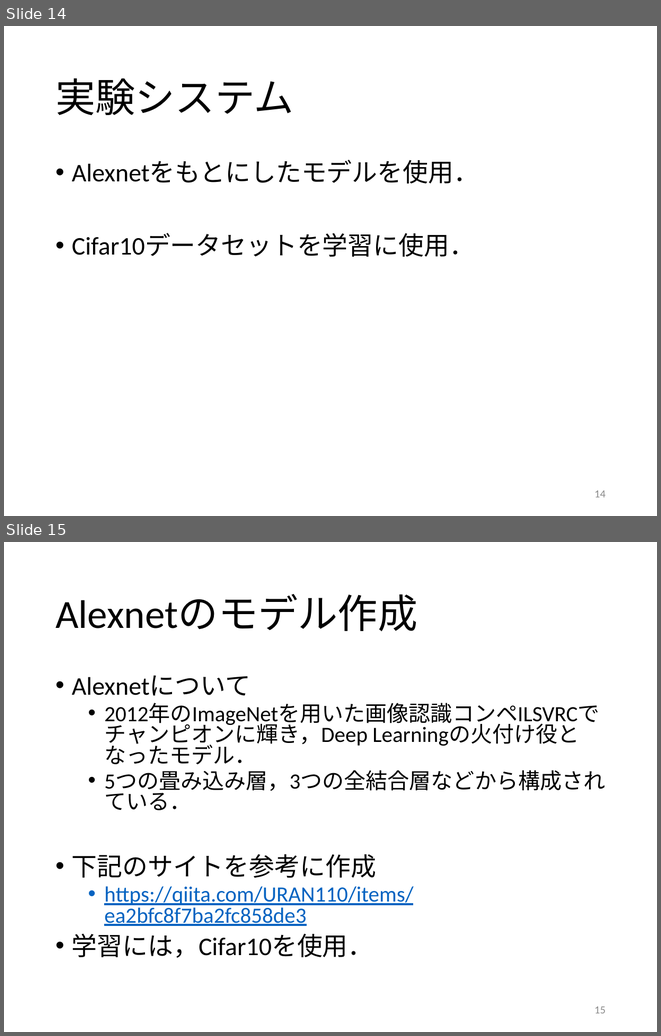
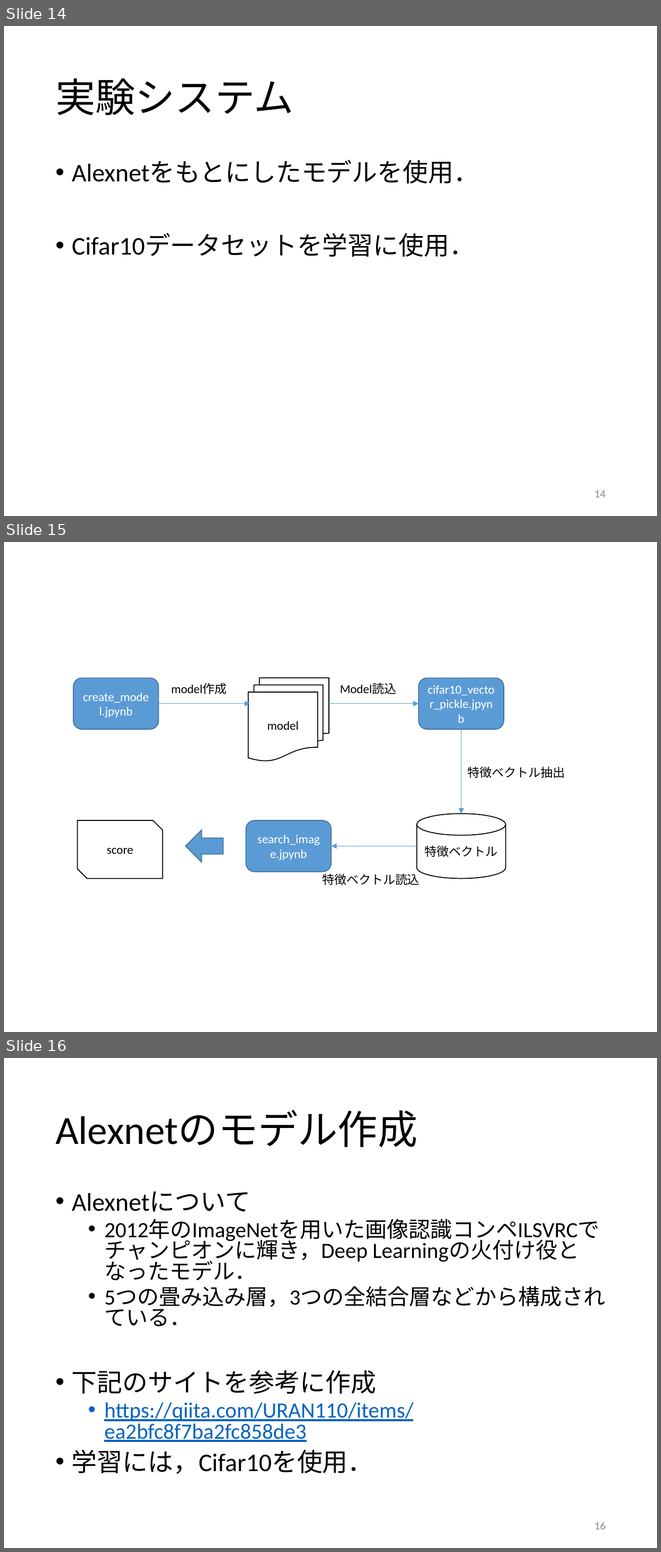
Before and after one commit to kait-takanolab/1821005-yoshioka-thesis, a slide deck: ゼミ発表資料/1821005_1206.pptx. Shown one above the other, each under a label of ours: slides 14 and 15 before the commit, slides 14, 15 and 16 after it. The pictures are 661x1036 and 661x1552 pixels, drawn with LibreOffice and Linux fonts; fonts in the diff are those of the drawing. Boxes give left, top, right and bottom in pixels: in the first picture for what was removed or moved away, otherwise in the second. Text is boxed around its words. In the diff, an @@ line names an element or a change of style, - is before the commit and + after.

```diff
--- a/ゼミ発表資料/1821005_1206.pptx
+++ b/ゼミ発表資料/1821005_1206.pptx
@@ slide 15 added at bbox=[4, 542, 657, 1032], background #FFFFFF @@
@@ group added at bbox=[73, 678, 565, 885]: 4 arrows, 4 texts, 3 rounded rectangles, 1 flow chart multidocument, 1 cylinder, 1 right arrow, 1 snip diag rect @@
+search_image.jpynb
+cifar10_vector_pickle.jpynb
+create_model.jpynb
+model
+model作成
+Model読込
+特徴ベクトル
+特徴ベクトル抽出
+特徴ベクトル読込
+score
@@ what was slide 15 is now slide 16 @@
@@ page number at bbox=[594, 1522, 606, 1529]: text changed @@
-15
+16
```
Also in this commit, not shown: 1 slide changed, 1 other slide added.
